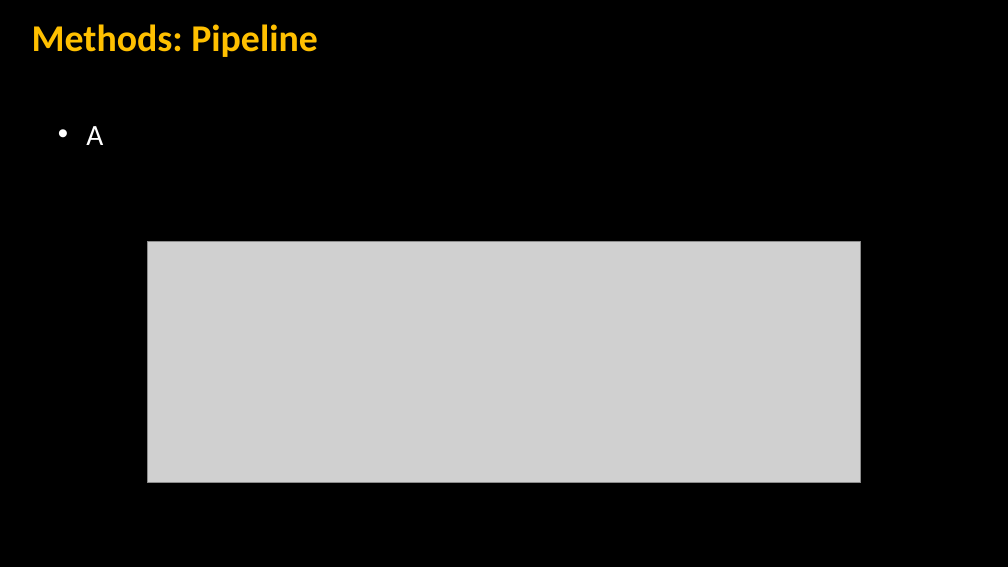
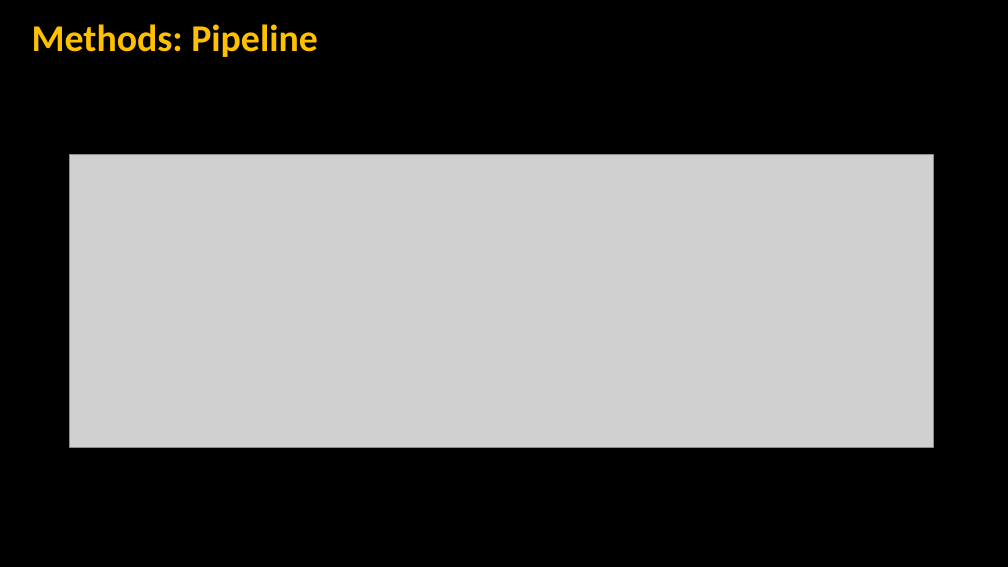
Before and after one commit to NikoHems/EEG_fNRIS_AD, a slide deck: slide 7 of EEG_fNIRS/presentation/eeg_fnirs_ad_detection.pptx. Drawn at 1008x567 pixels with LibreOffice and Linux fonts; fonts in the diff are those of the drawing; grey boxes stand for pictures; background and template pictures are left out. Boxes give left, top, right and bottom in pixels: in the first picture for what was removed or moved away, otherwise in the second. Text is boxed around its words. In the diff, an @@ line names an element or a change of style, - is before the commit and + after.

Commit message:
slides finished

```diff
--- a/EEG_fNIRS/presentation/eeg_fnirs_ad_detection.pptx
+++ b/EEG_fNIRS/presentation/eeg_fnirs_ad_detection.pptx
@@ text removed at [86,126,103,145] @@
-• A
@@ picture: place and size @@
-picture at [147,241,861,482]
+picture at [70,154,934,447]
```
Also in this commit, not shown: 1 other slide changed, 2 slides added, 2 slides removed, 6 other files.
